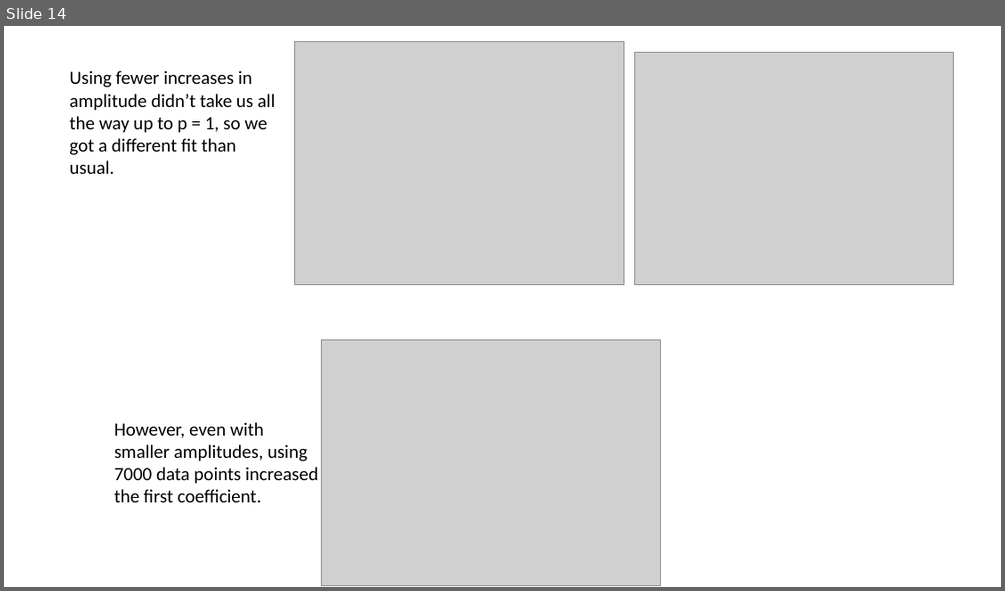
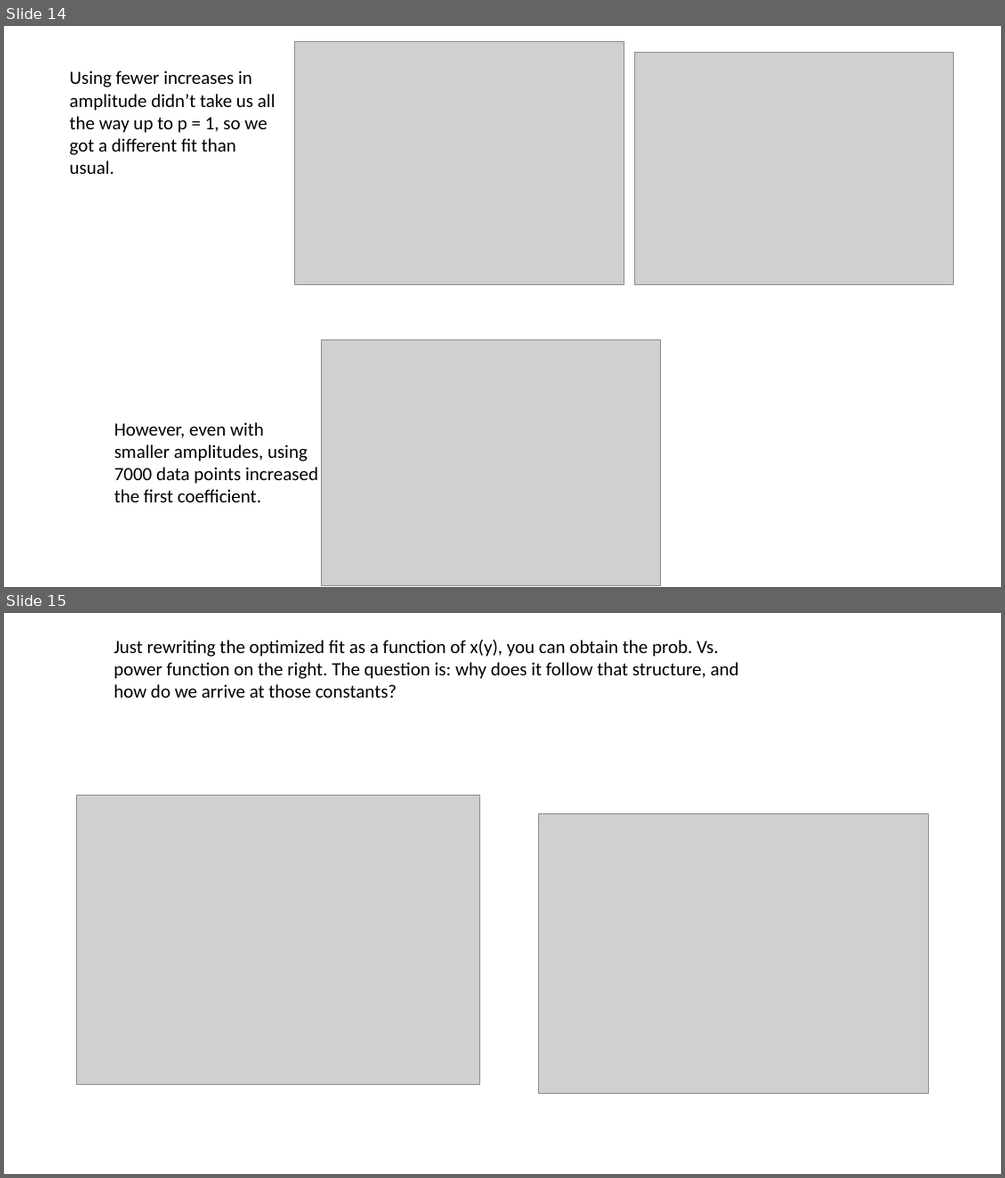
Before and after one commit to garretts-hub/GST_Work, a slide deck: Defining power.pptx. Shown one above the other, each under a label of ours: slide 14 before the commit, slides 14 and 15 after it. The pictures are 1005x591 and 1005x1178 pixels, drawn with LibreOffice and Linux fonts; fonts in the diff are those of the drawing; grey boxes stand for pictures. Boxes give left, top, right and bottom in pixels: in the first picture for what was removed or moved away, otherwise in the second. Text is boxed around its words. In the diff, an @@ line names an element or a change of style, - is before the commit and + after.

Commit message:
Prob(power) function

```diff
--- a/Defining power.pptx
+++ b/Defining power.pptx
@@ slide 15 added at bbox=[4, 613, 1001, 1174], background #FFFFFF @@
@@ text added at bbox=[113, 640, 739, 698], 18 pt, text #000000 @@
+Just rewriting the optimized fit as a function of x(y), you can obtain the prob. Vs. power function on the right. The question is: why does it follow that structure, and how do we arrive at those constants?
@@ picture added at bbox=[77, 795, 479, 1084] @@
@@ picture added at bbox=[539, 813, 928, 1093] @@
```
Also in this commit, not shown: 1 other slide added, 2 other files.
